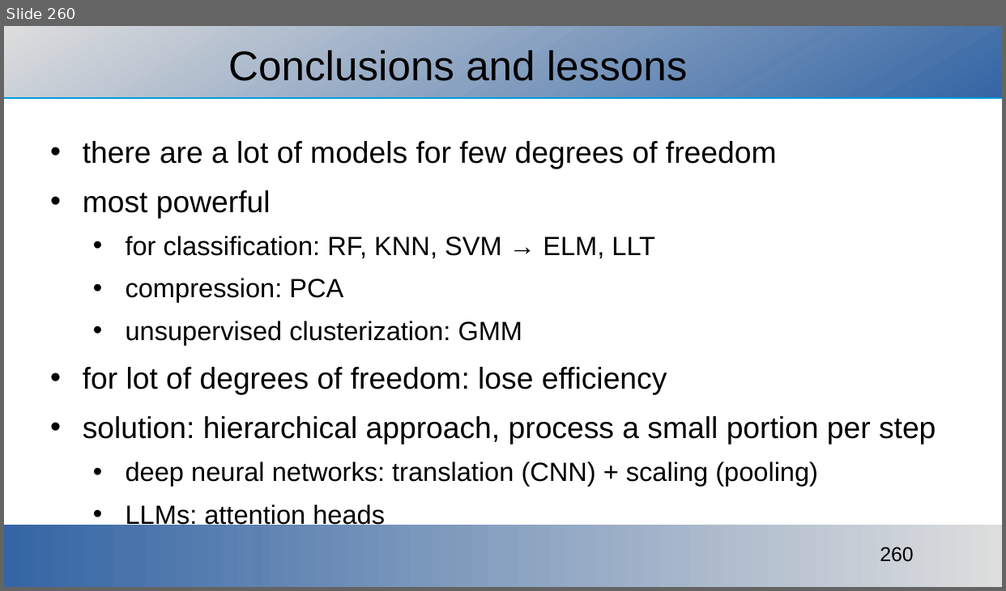
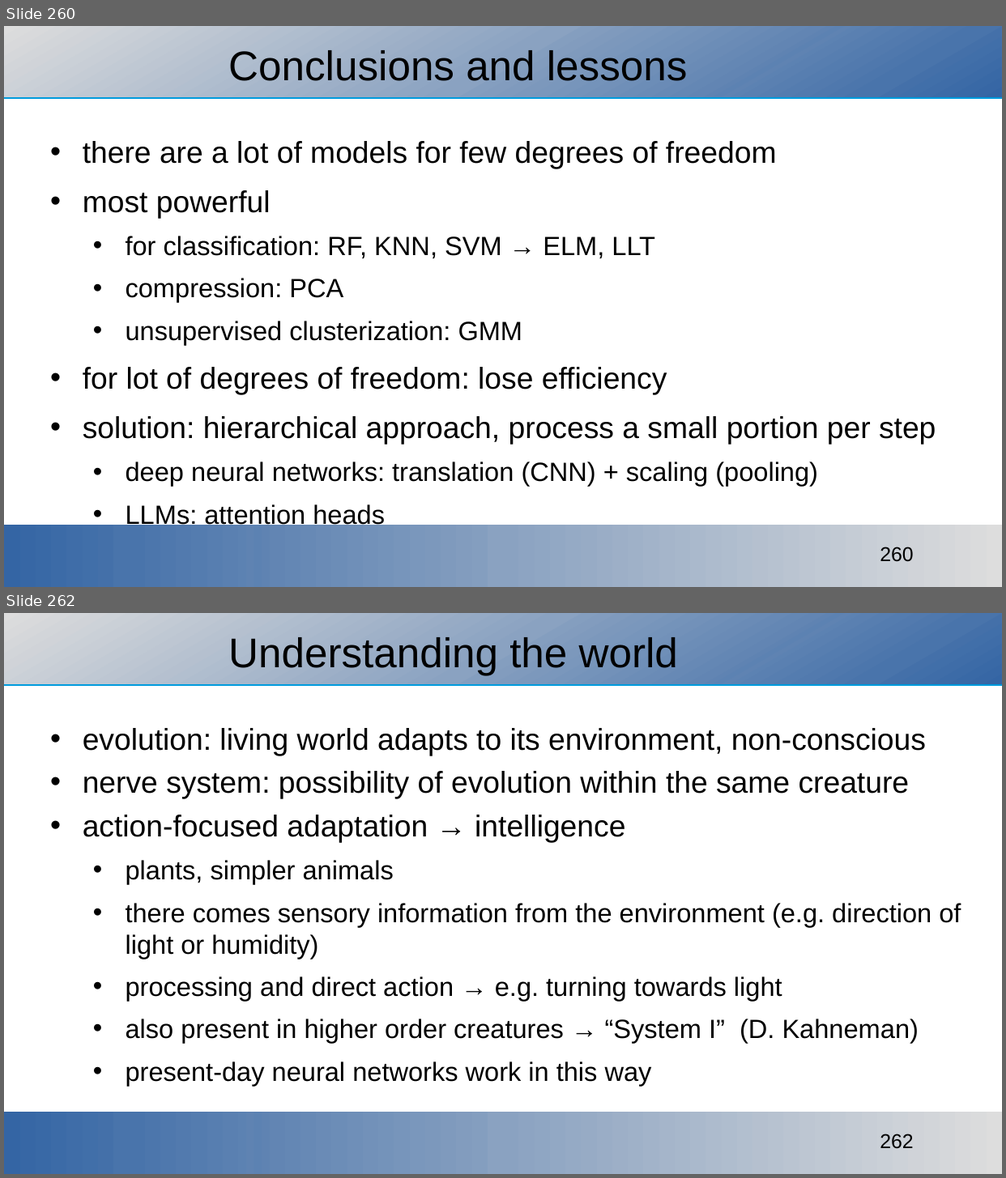
Before and after one commit to ajakovac/ML-in-Practice-I, a slide deck: ML in practice.odp. Shown one above the other, each under a label of ours: slide 260 before the commit, slides 260 and 262 after it; the slides between them are not shown. The pictures are 1006x591 and 1006x1178 pixels, drawn with LibreOffice and Linux fonts; fonts in the diff are those of the drawing; background and template pictures are left out. Boxes give left, top, right and bottom in pixels: in the first picture for what was removed or moved away, otherwise in the second. Text is boxed around its words. In the diff, an @@ line names an element or a change of style, - is before the commit and + after.

```diff
--- a/ML in practice.odp
+++ b/ML in practice.odp
@@ slide 262 added at box(4, 613, 1002, 1174), background #FFFFFF; not listed: 3 template elements that a slide beside it also shows @@
@@ title added at box(228, 637, 678, 675), 33 pt, text #000000 @@
+Understanding the world
@@ text added at box(83, 728, 961, 1086), 21 pt, text #000000 @@
+• evolution: living world adapts to its environment, non-conscious
+• nerve system: possibility of evolution within the same creature
+• action-focused adaptation → intelligence
+  • plants, simpler animals
+  • there comes sensory information from the environment (e.g. direction of light or humidity)
+  • processing and direct action → e.g. turning towards light
+  • also present in higher order creatures → “System I” (D. Kahneman)
+  • present-day neural networks work in this way
```
Also in this commit, not shown: 19 other slides added, 2 other files.
